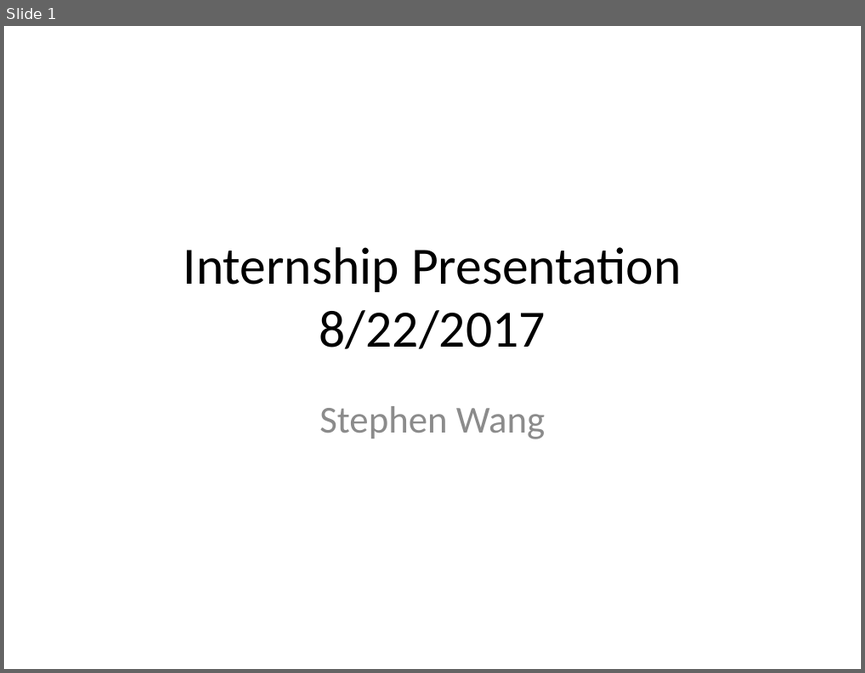
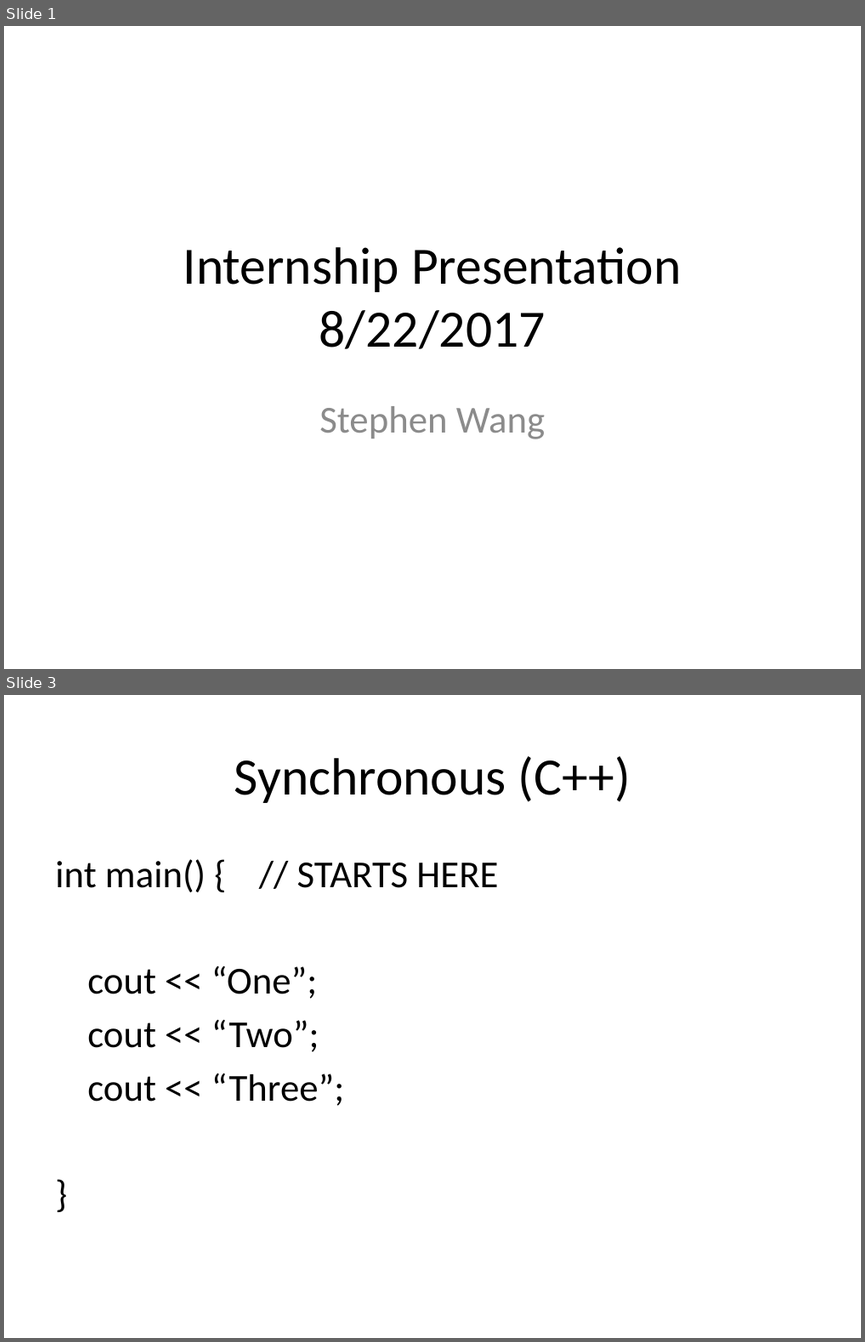
Before and after one commit to StephenWang123/myApp, a slide deck: internPresentation.pptx. Shown one above the other, each under a label of ours: slide 1 before the commit, slides 1 and 3 after it; the slides between them are not shown. The pictures are 865x673 and 865x1342 pixels, drawn with LibreOffice and Linux fonts; fonts in the diff are those of the drawing; background and template pictures are left out. Boxes give left, top, right and bottom in pixels: in the first picture for what was removed or moved away, otherwise in the second. Text is boxed around its words. In the diff, an @@ line names an element or a change of style, - is before the commit and + after.

```diff
--- a/internPresentation.pptx
+++ b/internPresentation.pptx
@@ slide 3 added at bbox=[4, 695, 861, 1338], background picture (left out) @@
@@ title added at bbox=[234, 756, 630, 803], 44 pt, text #000000 @@
+Synchronous (C++)
@@ text added at bbox=[55, 859, 498, 1106], 32 pt, text #000000 @@
+int main() { // STARTS HERE
+cout << “One”;
+cout << “Two”;
+cout << “Three”;
+}
```
Also in this commit, not shown: 7 slides changed, 2 other slides added, 3 slides removed.
